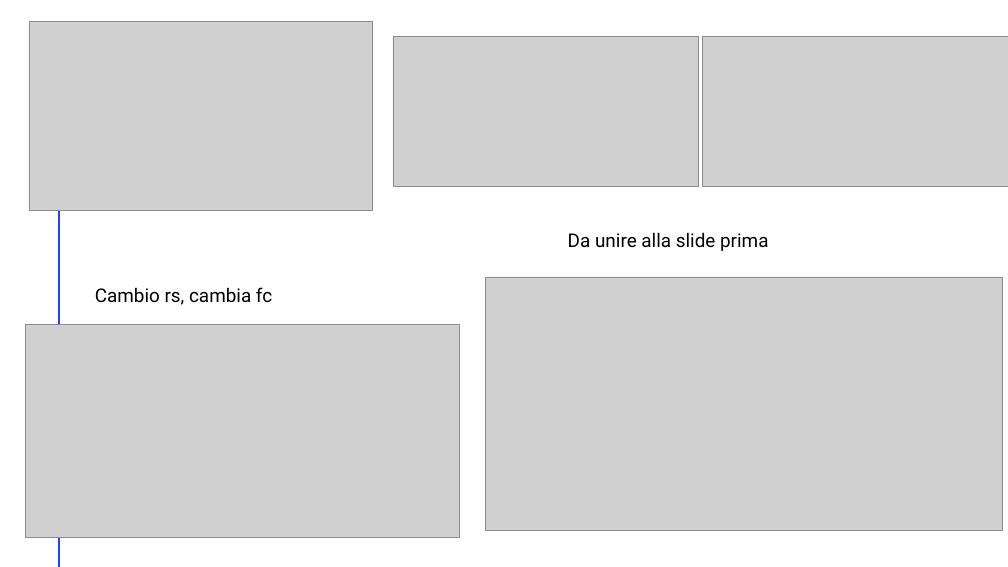
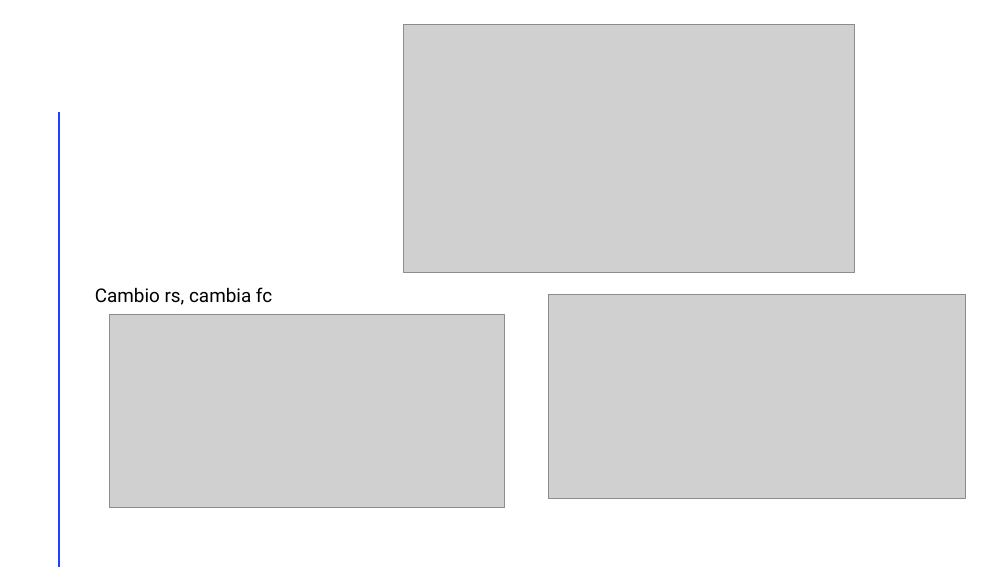
Before and after one commit to RiccardoSC2050/Progetto-sistemi-elettronici, a slide deck: slide 24 of presentazione/presentazione.pptx (slide 23 before the commit). Drawn at 1008x567 pixels with LibreOffice and Linux fonts; fonts in the diff are those of the drawing; grey boxes stand for pictures. Boxes give left, top, right and bottom in pixels: in the first picture for what was removed or moved away, otherwise in the second. Text is boxed around its words. In the diff, an @@ line names an element or a change of style, - is before the commit and + after.

```diff
--- a/presentazione/presentazione.pptx
+++ b/presentazione/presentazione.pptx
@@ picture: place and size @@
-picture at <box>29,21,372,210</box>
+picture at <box>404,25,854,272</box>
@@ picture removed at <box>393,36,699,186</box> @@
@@ picture removed at <box>702,36,1008,186</box> @@
@@ text removed at <box>568,232,768,251</box> @@
-Da unire alla slide prima
@@ picture: place and size @@
-picture at <box>485,277,1003,530</box>
+picture at <box>549,295,966,499</box>
@@ picture: place and size @@
-picture at <box>25,324,459,537</box>
+picture at <box>110,315,504,508</box>
```
Also in this commit, not shown: 9 other slides changed, 5 slides added, 2 slides removed, 11 other files.
